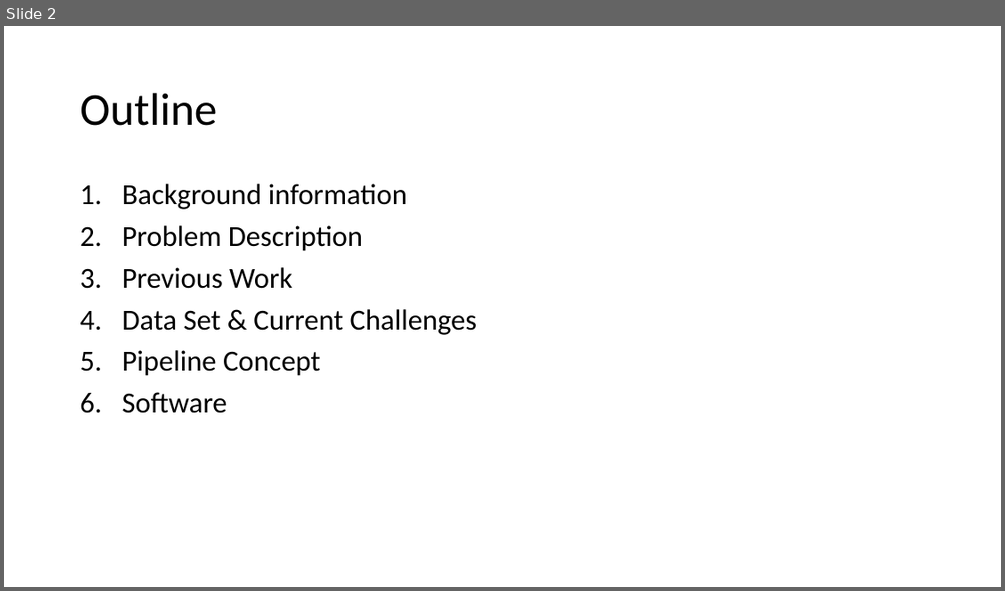
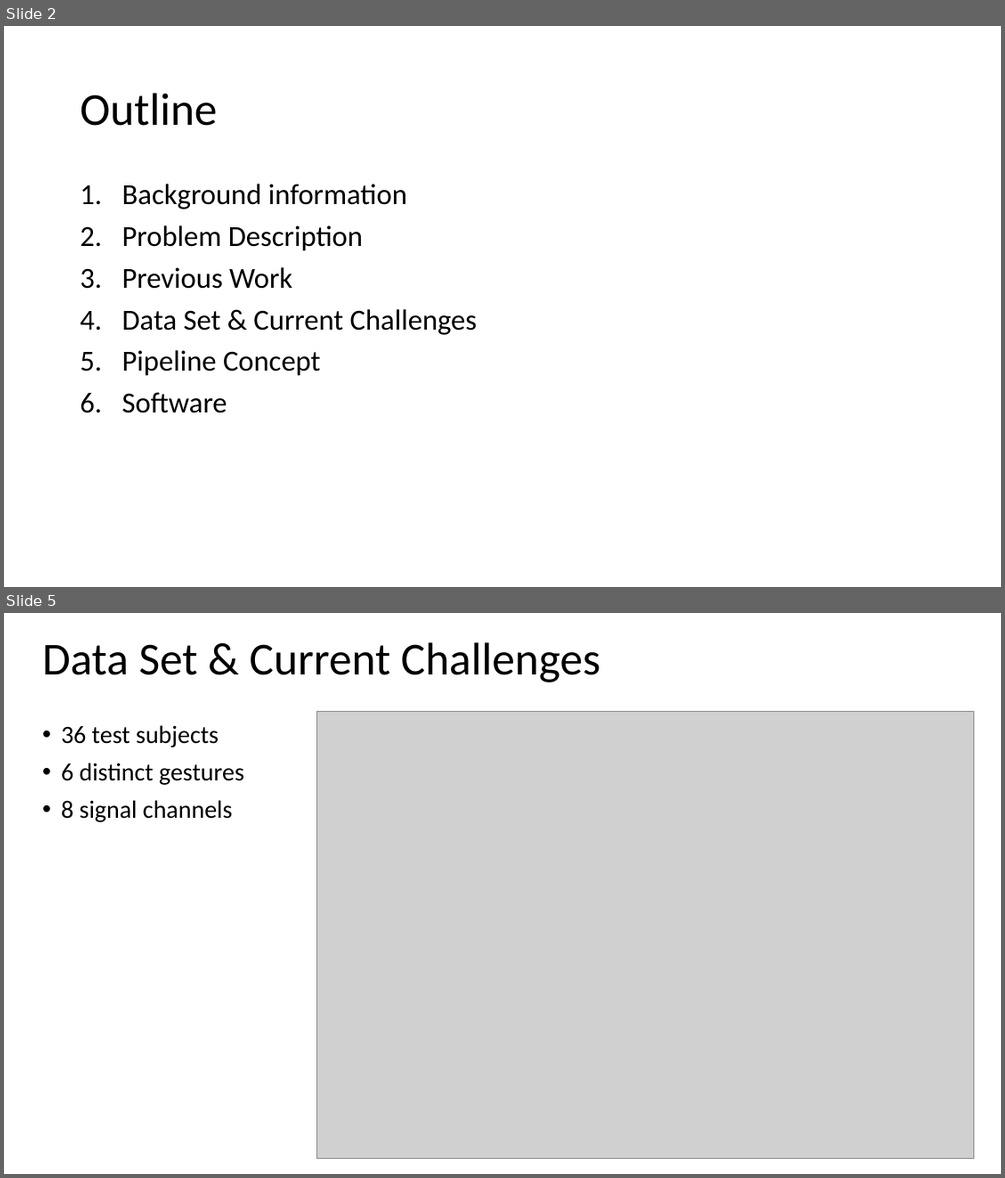
Before and after one commit to samvoisin/TDAforGesturePredictionsEMG, a slide deck: midway_progress/midway_pres.pptx. Shown one above the other, each under a label of ours: slide 2 before the commit, slides 2 and 5 after it; the slides between them are not shown. The pictures are 1005x591 and 1005x1178 pixels, drawn with LibreOffice and Linux fonts; fonts in the diff are those of the drawing; grey boxes stand for pictures. Boxes give left, top, right and bottom in pixels: in the first picture for what was removed or moved away, otherwise in the second. Text is boxed around its words. In the diff, an @@ line names an element or a change of style, - is before the commit and + after.

```diff
--- a/midway_progress/midway_pres.pptx
+++ b/midway_progress/midway_pres.pptx
@@ slide 5 added at box(4, 613, 1001, 1174), background #FFFFFF @@
@@ text added at box(42, 642, 600, 682), 44 pt, text #000000 @@
+Data Set & Current Challenges
@@ picture added at box(317, 711, 974, 1159) @@
@@ text added at box(61, 725, 244, 822), 24 pt, text #000000 @@
+• 36 test subjects
+• 6 distinct gestures
+• 8 signal channels
```
Also in this commit, not shown: 4 other slides added, 11 other files.
